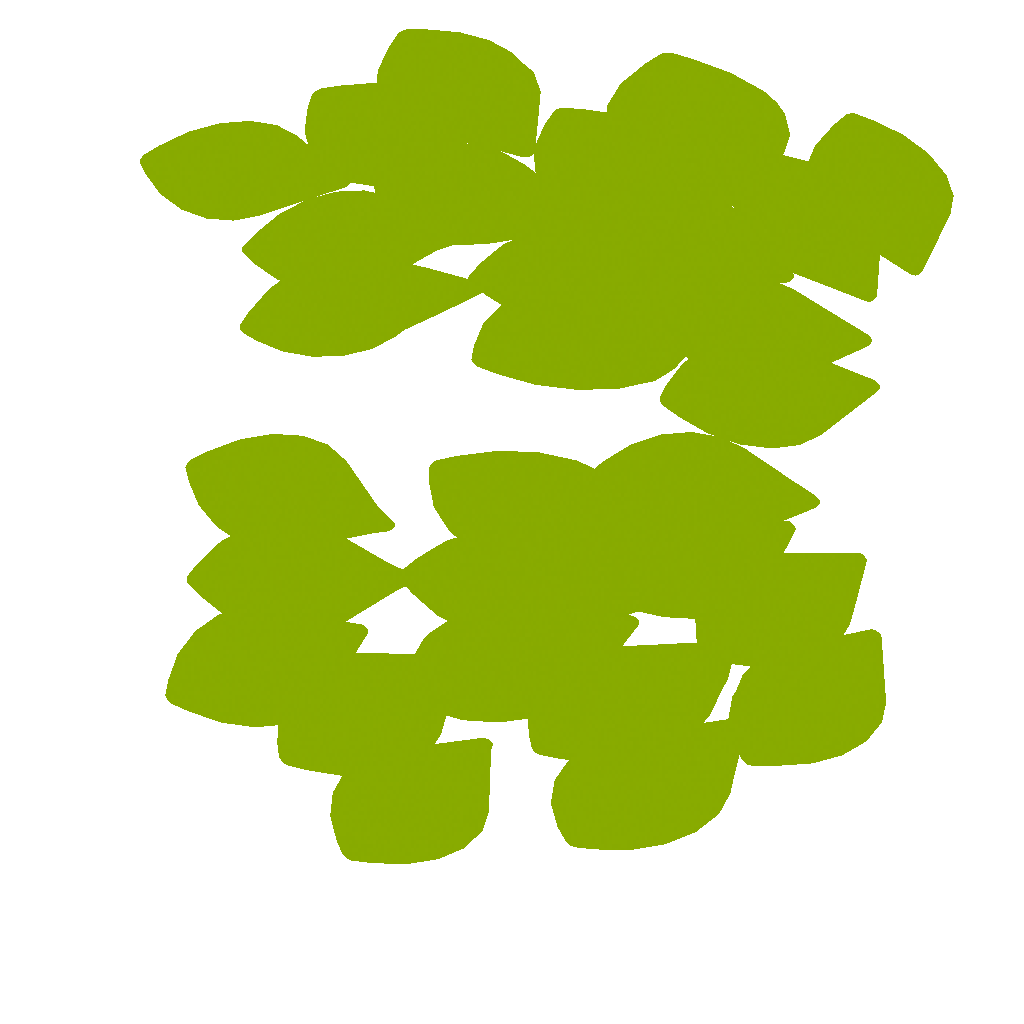
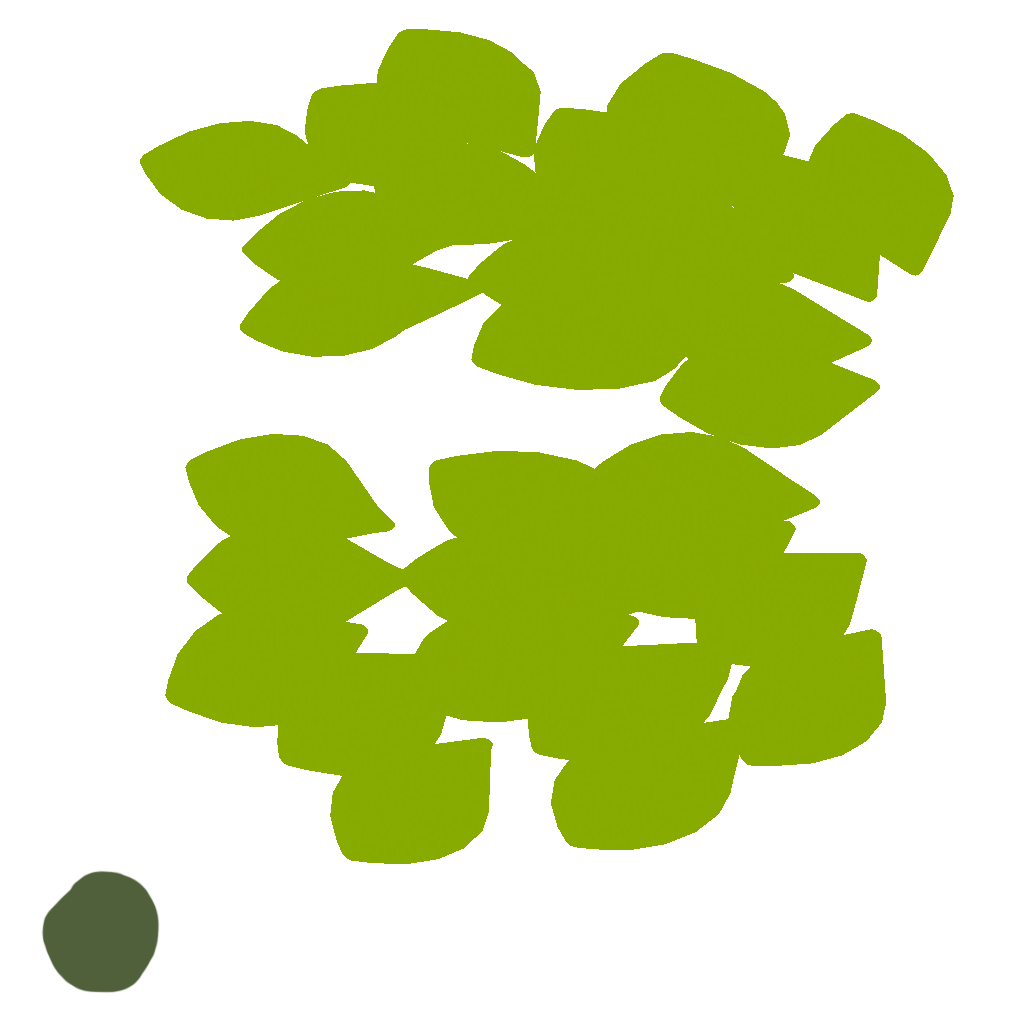
Two versions of the same layered image (1024px x 1024px). Layer-by-layer changes:
added group "Группа 1" with 2 layers above "Layer 1" over [41, 870, 160, 994]
added layer "Слой 2" in group "Группа 1" over [41, 870, 160, 994]
added layer "Слой 1" in group "Группа 1" over [77, 897, 135, 969]
